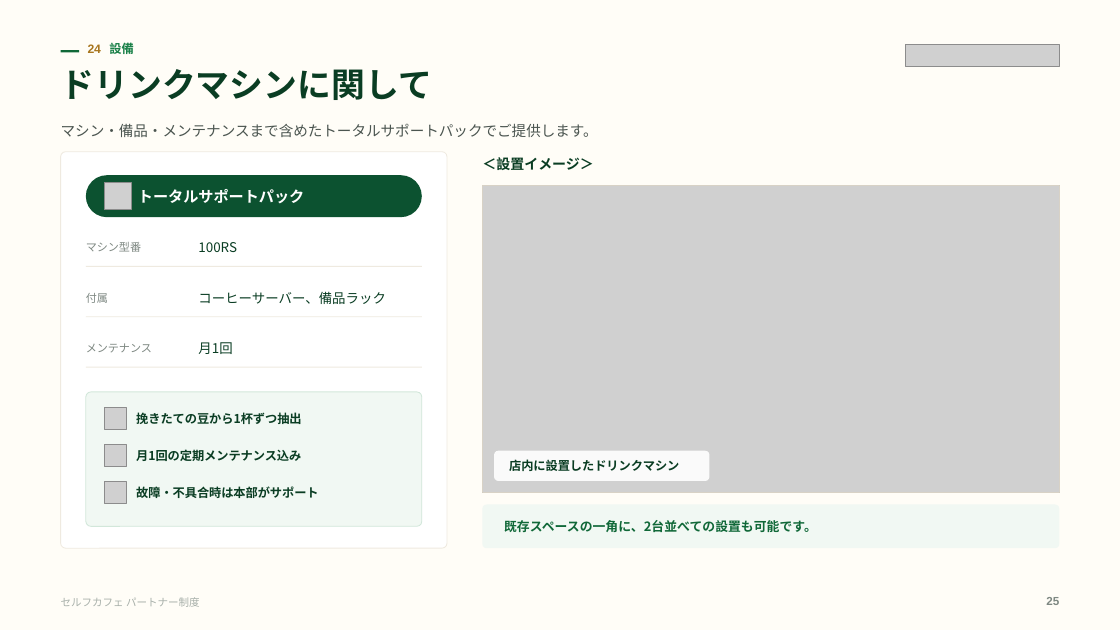
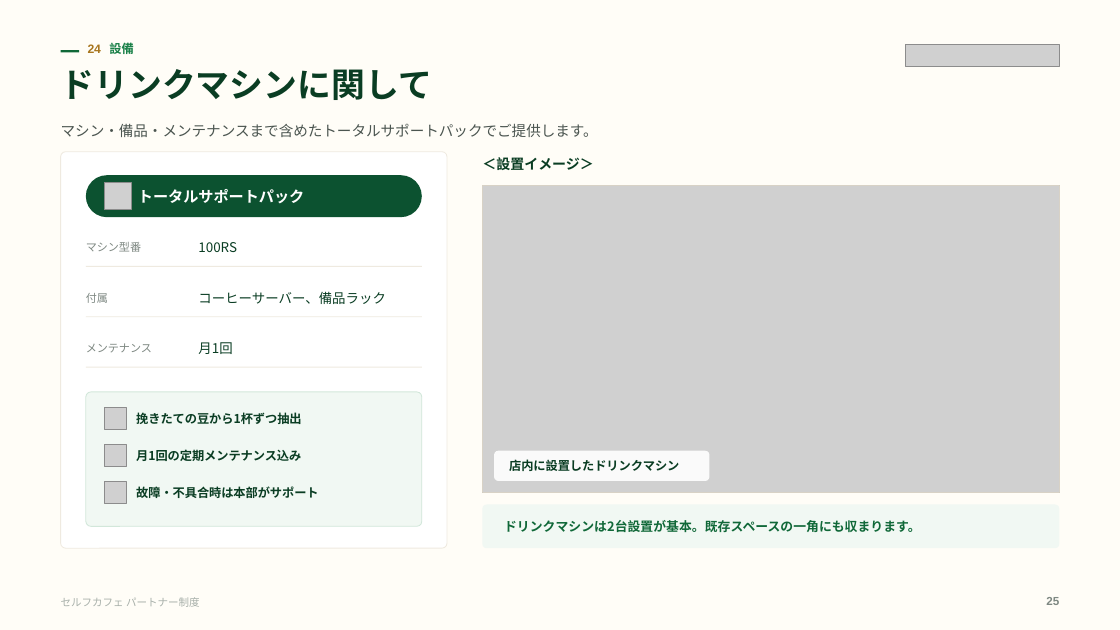
Before and after one commit to a5408071-cmd/suzuki-ceo, a slide deck: slide 25 of selfcafe-partner-deck/selfcafe-partner-deck.pptx. Drawn at 1120x630 pixels with LibreOffice and Linux fonts; fonts in the diff are those of the drawing; grey boxes stand for pictures. Boxes give left, top, right and bottom in pixels: in the first picture for what was removed or moved away, otherwise in the second. Text is boxed around its words. In the diff, an @@ line names an element or a change of style, - is before the commit and + after.

```diff
--- a/selfcafe-partner-deck/selfcafe-partner-deck.pptx
+++ b/selfcafe-partner-deck/selfcafe-partner-deck.pptx
@@ text at box(504, 520, 921, 532): text changed @@
-既存スペースの一角に、2台並べての設置も可能です。
+ドリンクマシンは2台設置が基本。既存スペースの一角にも収まります。
```
Also in this commit, not shown: 7 other slides changed, 7 other files.
